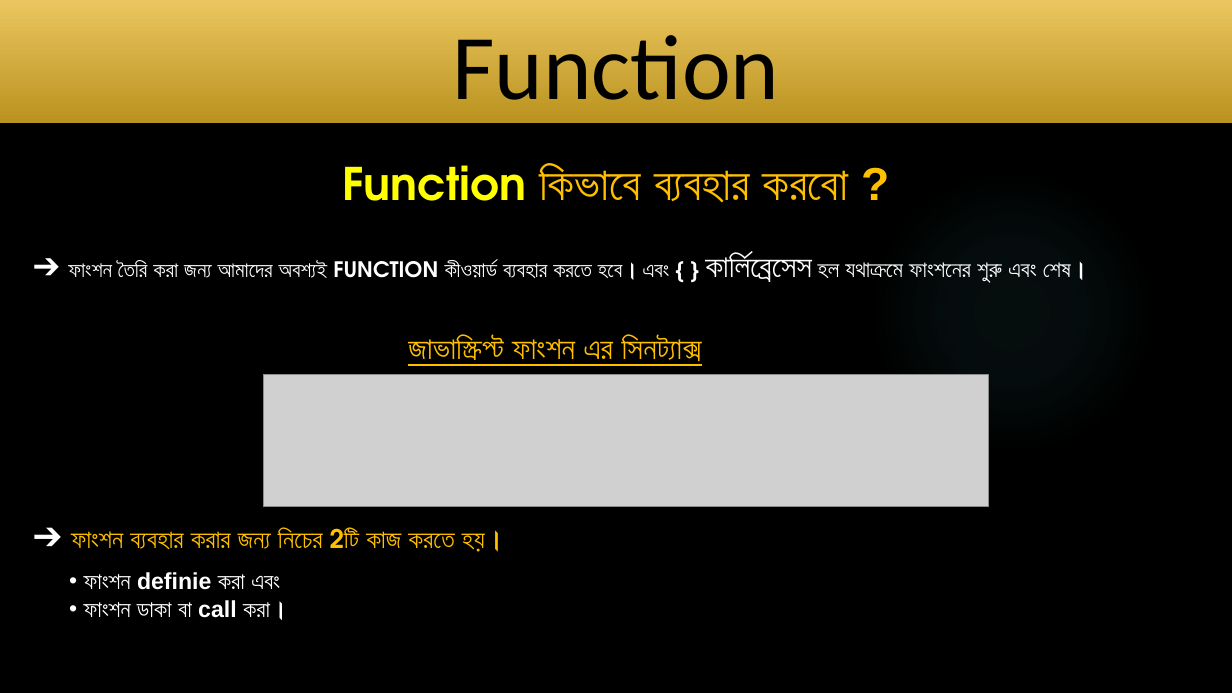
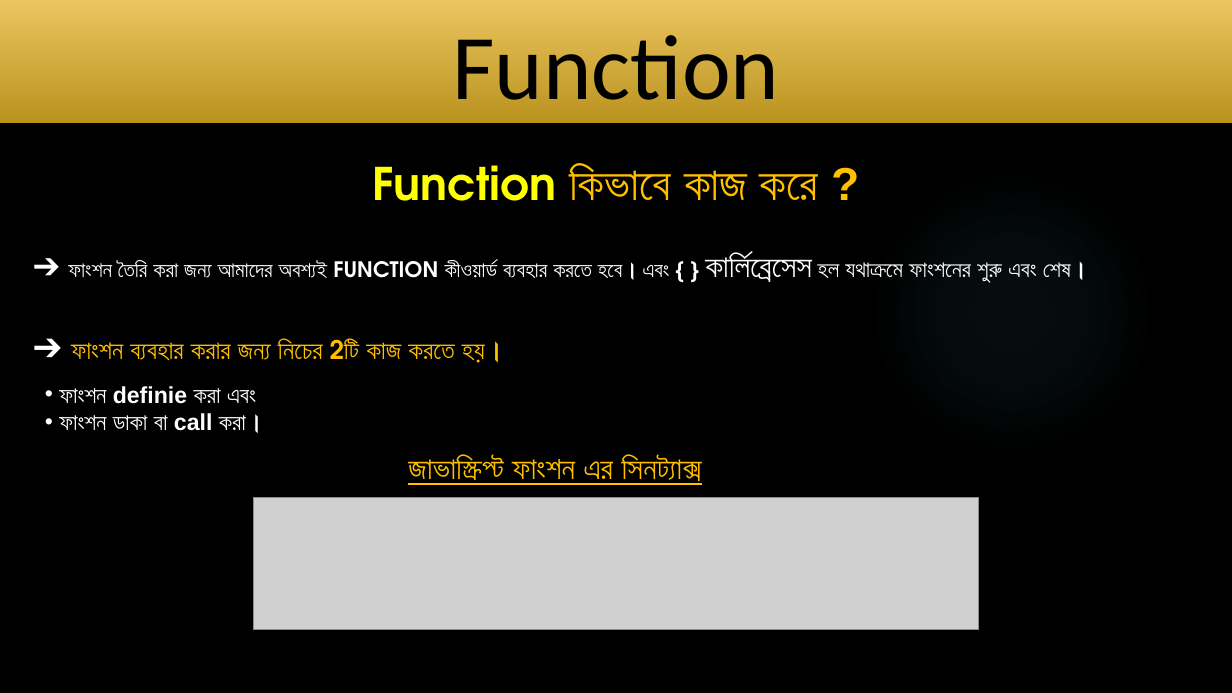
Before and after one commit to Mithun-Miah/Full-Stack-Assignment, a slide deck: slide 5 of JS Presentation File.pptx. Drawn at 1232x693 pixels with LibreOffice and Linux fonts; fonts in the diff are those of the drawing; grey boxes stand for pictures; background and template pictures are left out. Boxes give left, top, right and bottom in pixels: in the first picture for what was removed or moved away, otherwise in the second. Text is boxed around its words. In the diff, an @@ line names an element or a change of style, - is before the commit and + after.

```diff
--- a/JS Presentation File.pptx
+++ b/JS Presentation File.pptx
@@ subtitle at bbox=[373, 164, 818, 201]: text changed @@
-Function কিভাবে ব্যবহার করবো ?
+Function কিভাবে কাজ করে ?
@@ text "➔ ফাংশন ব্যবহার করার জন্য ...": place and size @@
-text "➔ ফাংশন ব্যবহার করার জন্য ..." at bbox=[71, 529, 485, 552]
+text "➔ ফাংশন ব্যবহার করার জন্য ..." at bbox=[71, 340, 485, 363]
@@ text "ফাংশন definie করা এবং": place and size @@
-text "ফাংশন definie করা এবং" at bbox=[84, 572, 280, 618]
+text "ফাংশন definie করা এবং" at bbox=[59, 386, 256, 431]
@@ text "জাভাস্ক্রিপ্ট ফাংশন এর সিনট্যাক্স": place and size @@
-text "জাভাস্ক্রিপ্ট ফাংশন এর সিনট্যাক্স" at bbox=[408, 335, 702, 366]
+text "জাভাস্ক্রিপ্ট ফাংশন এর সিনট্যাক্স" at bbox=[408, 455, 702, 485]
@@ picture: place and size @@
-picture at bbox=[263, 375, 989, 507]
+picture at bbox=[253, 497, 979, 629]
```
Also in this commit, not shown: 3 other slides changed, 3 slides added, 2 slides removed.
